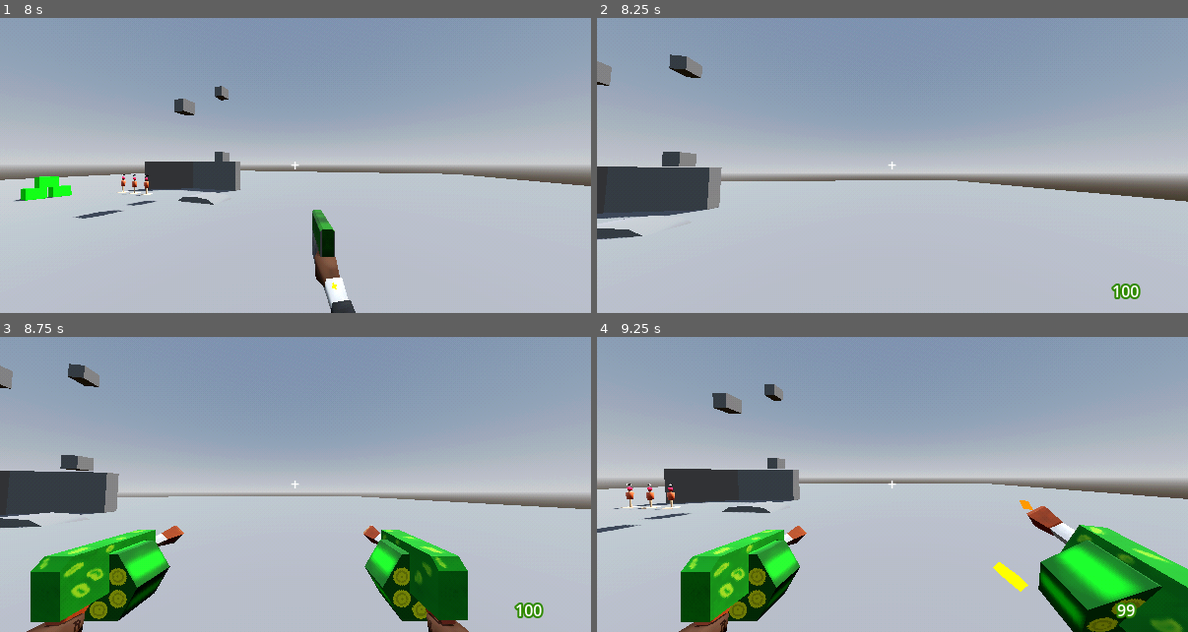
Above: before the commit, frames 1-4 (two rows, left to right).
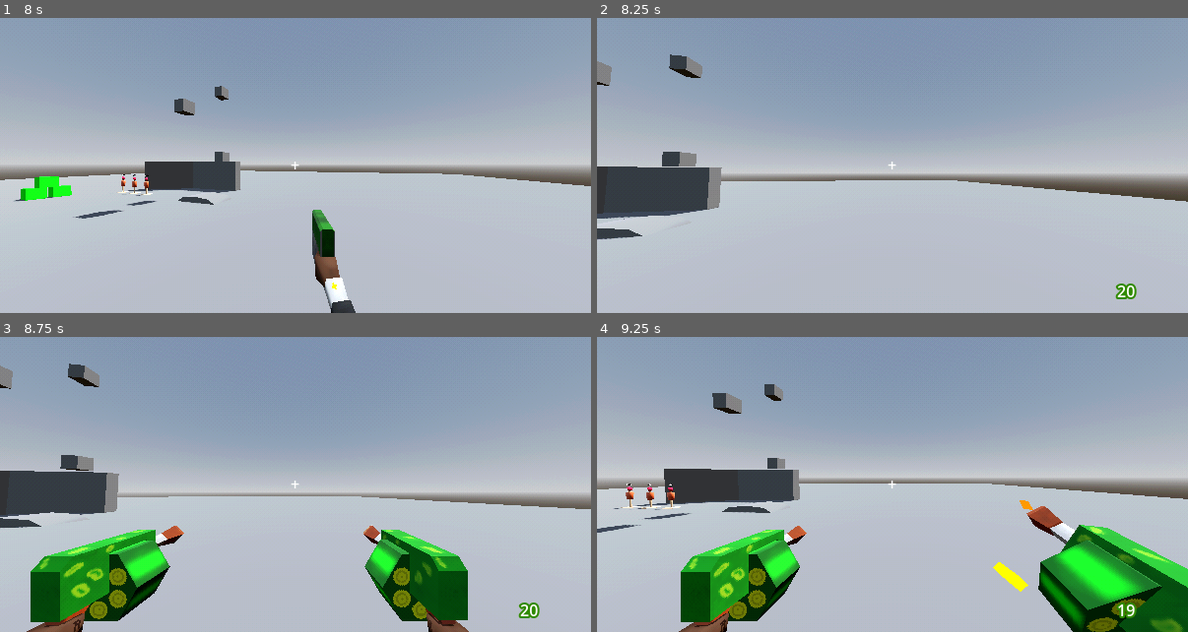
Above: after the commit, the same moments.

Repository: TheoLomeuBraga/kill-the-tower-boss
Game: Godot game, scene res://player/test_level.tscn
Two runs of this game, one before a commit and one after it. Both use one fixed random seed, a clock stepped at 60 frames per second and the inputs below. The project has no main scene, so this scene is started directly.
Inputs (mouse positions are in pixels of both pictures, inside the frame that each line leads up to):
- Up to frame 1 (8 s): move the mouse to (425, 150) at 0.52 s; press the mouse at (425, 150) at 0.53 s; hold D (right) 0.53-1.28 s; tap Space (jump) at 0.77, 1.52, 3.02, 3.77, 4.52, 6.02, 6.77, 7.52 s; move the mouse to (265, 165) at 1.27 s; release the mouse at (265, 165) at 1.28 s; hold S (back) 1.28-2.03 s; tap W (foward) at 1.35 s; click (265, 165) at 1.55 s; move the mouse to (307, 159) at 2.02 s; press the mouse at (307, 159) at 2.03 s; hold D (right) 2.03-3.53 s; tap E (interact) at 2.1 s; move the mouse to (289, 171) at 2.77 s; release the mouse at (289, 171) at 2.78 s; tap Down (look_down) at 2.85 s; click (289, 171) at 3.05 s; move the mouse to (342, 168) at 3.52 s; press the mouse at (342, 168) at 3.53 s; hold A (left) 3.53-5.03 s; tap Left (look_left) at 3.6 s; move the mouse to (248, 162) at 4.27 s; release the mouse at (248, 162) at 4.28 s; tap Right (look_right) at 4.35 s; click (248, 162) at 4.55 s; move the mouse to (301, 165) at 5.02 s; press the mouse at (301, 165) at 5.03 s; hold S (back) 5.03-5.78 s; tap Up (look_up) at 5.1 s; move the mouse to (271, 159) at 5.77 s; release the mouse at (271, 159) at 5.78 s; hold D (right) from 5.78 s (still down); click (271, 159) at 5.85 s; move the mouse to (325, 165) at 6.52 s; press the mouse at (325, 165) at 6.53 s; tap 1 (wepon_1) at 6.6 s; move the mouse to (265, 165) at 7.27 s; release the mouse at (265, 165) at 7.28 s; tap 2 (wepon_2) at 7.35 s; click (265, 165) at 7.55 s
- Up to frame 2 (8.25 s): move the mouse to (904, 159) at 8.02 s; release D (right) at 8.03 s; press the mouse at (904, 159) at 8.03 s; hold S (back) from 8.03 s (still down); tap 3 (wepon_3) at 8.1 s
- Up to frame 3 (8.75 s): keep holding S (back)
- Up to frame 4 (9.25 s): move the mouse to (886, 490) at 8.77 s; release S (back) at 8.78 s; release the mouse at (886, 490) at 8.78 s; hold A (left) from 8.78 s (still down); tap 4 (wepon_4) at 8.85 s; tap Space (jump) at 9.02 s; click (886, 490) at 9.05 s

Frame 1 is identical in both runs. In frame 2, 0.2% of the frame differs, in the area x 87-92%, y 90-96%; in frame 3, 0.2%; in frame 4, less than 0.1%.

Commit message:
smal fix

Diff:
--- a/player/gun_control.gd
+++ b/player/gun_control.gd
@@ -22,12 +22,12 @@
 }
 
 var ammon_inventory : Dictionary[GlobalEnums.AmmonType,int] = {
-	GlobalEnums.AmmonType.ANY: 0,
+	GlobalEnums.AmmonType.NONE: 0,
 	GlobalEnums.AmmonType.PISTOL: 100,
 	GlobalEnums.AmmonType.RIFLE: 20,
-	GlobalEnums.AmmonType.SHOTGUN: 50,
+	GlobalEnums.AmmonType.SHOTGUN: 24,
 	GlobalEnums.AmmonType.ENERGY: 200,
-	GlobalEnums.AmmonType.EXPLOSIVE: 5,
+	GlobalEnums.AmmonType.EXPLOSIVE: 20,
 }
 
 var ammon_on_mag : Dictionary[GunInfo,int]
@@ -224,7 +224,7 @@
 
 	if input_shot and can_shot and has_ammon:
 		time_last_shot = current_gun.fire_rate
-		if current_gun.ammon_type != GlobalEnums.AmmonType.ANY:
+		if current_gun.ammon_type != GlobalEnums.AmmonType.NONE:
 			if current_gun.ammon_capacity > 0:
 				set_ammon_on_mag(current_gun,get_ammon_on_mag(current_gun)-current_gun.ammon_consumption)
 			else:
@@ -241,7 +241,7 @@
 		reload()
 
 
-	ammon_display.visible = current_gun.ammon_type != GlobalEnums.AmmonType.ANY
+	ammon_display.visible = current_gun.ammon_type != GlobalEnums.AmmonType.NONE
 	if current_gun.ammon_capacity > 0:
 		ammon_display.text = str(ammon_inventory[current_gun.ammon_type]) + "/" + str(get_ammon_on_mag(current_gun))
 	else:
--- a/player/guns/granade_launcers_akimbo/granade_launcers_akimbo.tscn
+++ b/player/guns/granade_launcers_akimbo/granade_launcers_akimbo.tscn
@@ -14,3 +14,21 @@
 pole_r = NodePath("pole_r")
 hand_r = NodePath("Armature/Skeleton3D/gun_r/hand_r")
 animation_player = NodePath("AnimationPlayer")
+
+[node name="Skeleton3D" parent="Armature" parent_id_path=PackedInt32Array(446226348) index="0" unique_id=528310509]
+bones/0/position = Vector3(-0.41842175, -0.028514788, -0.07547614)
+bones/0/rotation = Quaternion(0.7071068, -6.43441e-07, -6.43441e-07, 0.7071068)
+bones/2/position = Vector3(0.41842175, -0.028514788, -0.07547614)
+bones/2/rotation = Quaternion(0.7071068, -8.1202853e-07, -8.1202853e-07, 0.7071068)
+
+[node name="cilinder_r" parent="Armature/Skeleton3D" index="0" unique_id=285024917]
+transform = Transform3D(1, 0, -3.1868644e-06, -3.1868644e-06, 0, -1, 0, 1, 0, -0.41842175, 0.028514788, 0.017202526)
+
+[node name="gun_r" parent="Armature/Skeleton3D" index="1" unique_id=1068904275]
+transform = Transform3D(1, 0, -1.819926e-06, -1.819926e-06, 0, -1, 0, 1, 0, -0.41842175, -0.028514788, -0.07547614)
+
+[node name="cilinder_l" parent="Armature/Skeleton3D" index="2" unique_id=289536796]
+transform = Transform3D(1, 0, 1.7563525e-06, 1.7563525e-06, 0, -1, 0, 1, 0, 0.41842175, 0.028514788, 0.017202526)
+
+[node name="gun_l" parent="Armature/Skeleton3D" index="3" unique_id=1843580920]
+transform = Transform3D(1, 0, -2.2967633e-06, -2.2967633e-06, 0, -1, 0, 1, 0, 0.41842175, -0.028514788, -0.07547614)
--- a/player/player.tscn
+++ b/player/player.tscn
@@ -73,7 +73,7 @@
 spread = 0.01
 projectile_info = SubResource("Resource_8t03j")
 spawn_effect = ExtResource("5_rgyib")
-ammon_type = 1
+ammon_type = 5
 metadata/_custom_type_script = "uid://5ihhl4vr45q5"
 
 [sub_resource type="StandardMaterial3D" id="StandardMaterial3D_qjkh3"]
--- a/scripts/global_enums.gd
+++ b/scripts/global_enums.gd
@@ -1,7 +1,7 @@
 extends Node
 class_name GlobalEnums
 
-enum Faction {FRIENDLY,ENEMY,ANY}
+enum Faction {FRIENDLY,ENEMY,NONE}
 
-enum AmmonType {ANY,PISTOL,RIFLE,SHOTGUN,ENERGY,EXPLOSIVE}
+enum AmmonType {NONE,PISTOL,RIFLE,SHOTGUN,ENERGY,EXPLOSIVE}
 enum WeponTime {NORMAL,GRAPPLE}
--- a/scripts/gun_info.gd
+++ b/scripts/gun_info.gd
@@ -19,4 +19,4 @@
 @export var projectile_info : ProjectileInfo = ProjectileInfo.new()
 @export var spawn_effect : PackedScene
 
-@export var ammon_type : GlobalEnums.AmmonType = GlobalEnums.AmmonType.ANY
+@export var ammon_type : GlobalEnums.AmmonType = GlobalEnums.AmmonType.NONE
